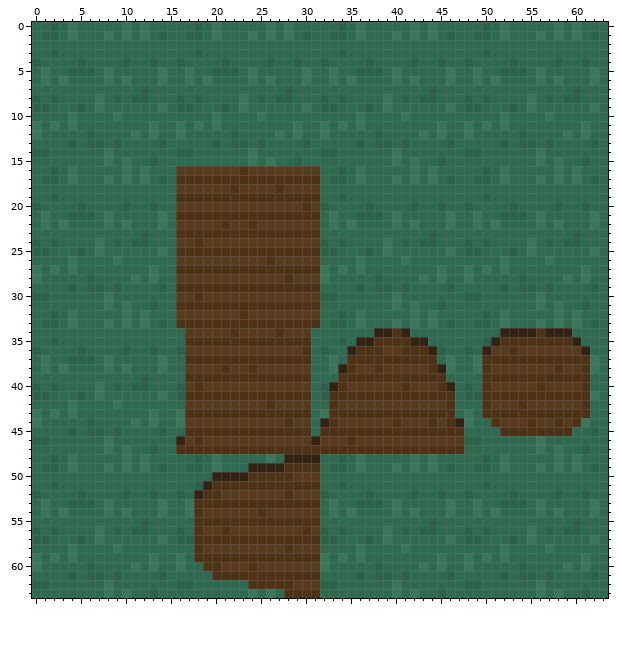
Pixel-art file -- client/static/working/forest_working.aseprite. This is how it looked before the edit.
64x64 pixels, 1 frame.
The result:
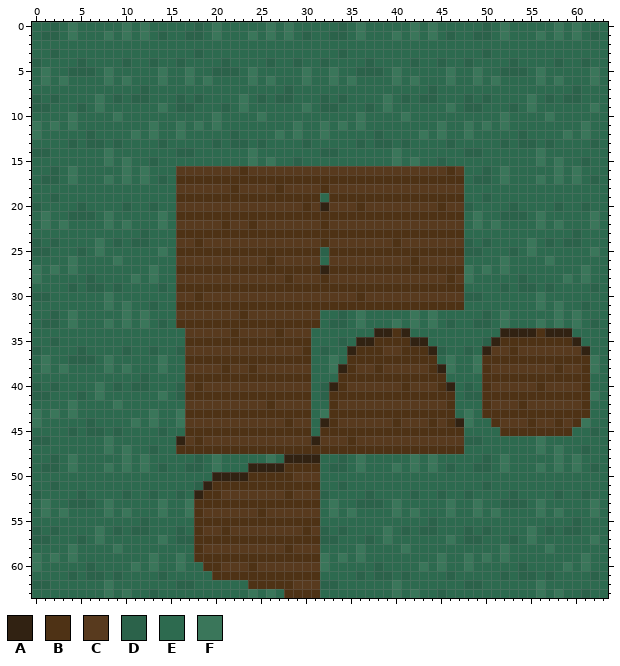
Palette (. is transparent): A #312212  B #4e3215  C #583a1e  D #2b624a  E #2d6a4f  F #3a765a
Diff:
layer "Tilled GW" now shown
--- layers "Tilled Mid", "Tilled GW"
@@ x 30..49 @@
 15 EEEEEEEEEEFEFEEDEEEE
-16 CCEEDEFEEEEEFEFEEEEE
-17 BBEDDEFEEEFEFEFEDEED
-18 CCEEEEEEEEEEEEEEEEEE
-19 BBEEDEEEEEEEEEEEEEEE
-20 BCDEEEEDEEEEDEEDEEDE
-21 BBEFEEDDDEFEEEEEFEEF
-22 CCEFEFEEEEFEFEEEFEEF
-23 BBEEEEEEEEEEEEDEEEEE
-24 CCDEDEEEEFEDEDDEEEDE
-25 BBDDEEEDEFEEEEEEFEDD
-26 CCEEEEFEEEEFEEEEEEEE
-27 BBFEFEFEEEEEEEEFEEFE
-28 CCFEEEEEDEEEEFEFEEFE
-29 BBEEEEDEDDEDEEEEDEEE
-30 CCDDEEEEEEFEEEEEEEDD
-31 BBEEEEEEEEFEFEEDEEEE
+16 CCCCCCCCCCCCCCCCBCEE
+17 BBBBBBBBBBBBBBBBBBED
+18 CCBCCCCCCCCCCCCCCCEE
+19 BBEBBBBBBBBBBBBBBBEE
+20 BCACCCBCCCCCCCCBCCDE
+21 BBBBBBBBBBBBBBBBBBEF
+22 CCBCCCCCCCCCCCCCCCEF
+23 BBBBBBBBBBBBBBBBBBEE
+24 CCBCCCCCCCBCCCCCCCDE
+25 BBDBBBBBBBBBBBBBBBDD
+26 CCECCCCCCCCCBCCCCCEE
+27 BBABBBBBBBBBBBBBBBFE
+28 CCBCCCCCCCCCCCCCBCFE
+29 BBBBBBBBBBBBBBBBBBEE
+30 CCCCCCBCCCCCCCCCCCDD
+31 BBBBBBBBBBBBBBBBBBEE
 32 CCEEDEFEEEEEFEFEEEEE
Boxes around the changes in both pictures, in picture pixels (x1, y1, x2, y2):
changed: (320, 166, 464, 310)
